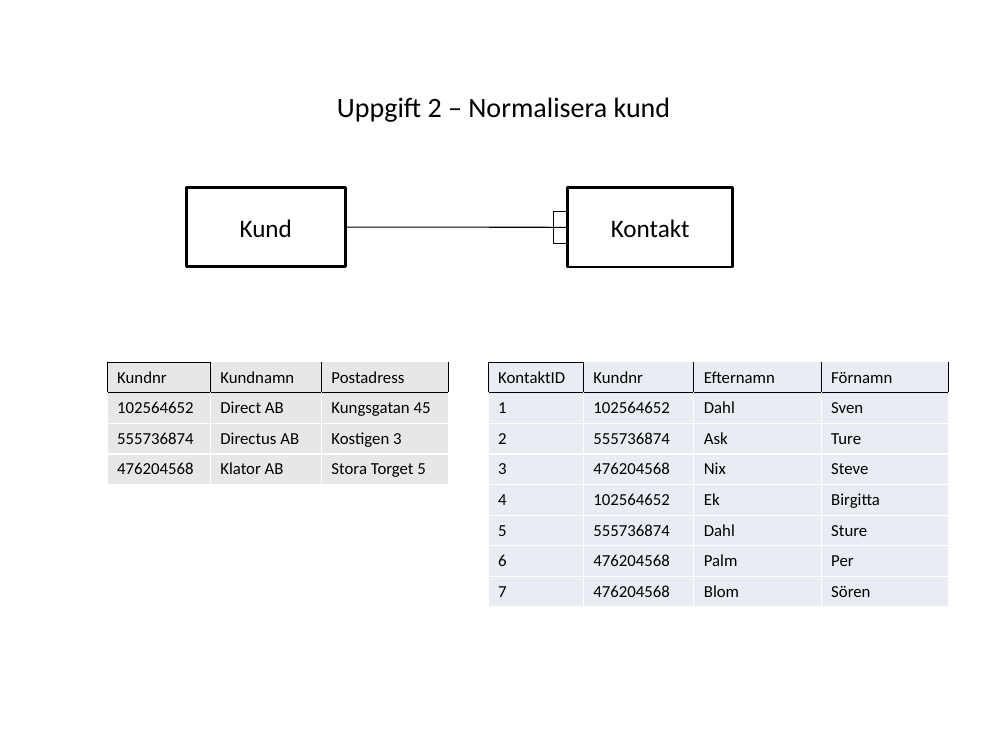
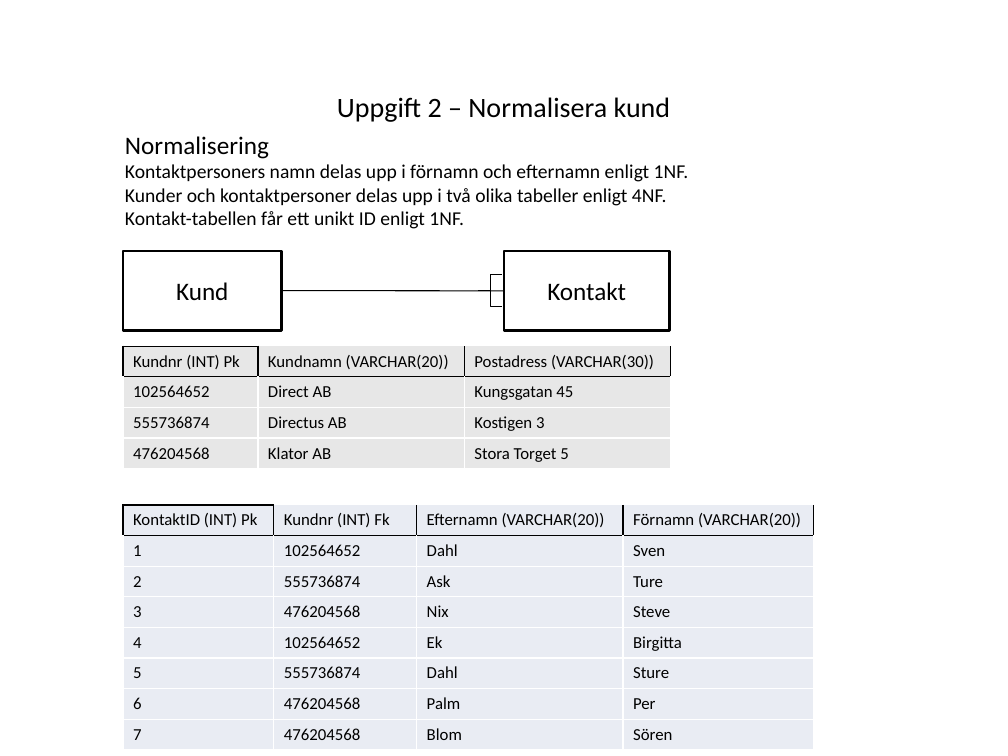
Before and after one commit to fg222cj/Databasteknik, a slide deck: slide 1 of Uppgift 2 – Normalisera kund.pptx. Drawn at 1008x756 pixels with LibreOffice and Linux fonts; fonts in the diff are those of the drawing. Boxes give left, top, right and bottom in pixels: in the first picture for what was removed or moved away, otherwise in the second. Text is boxed around its words. In the diff, an @@ line names an element or a change of style, - is before the commit and + after.

```diff
--- a/Uppgift 2 – Normalisera kund.pptx
+++ b/Uppgift 2 – Normalisera kund.pptx
@@ text added at box(125, 136, 689, 229), 14 pt, text #000000 @@
+Normalisering
+Kontaktpersoners namn delas upp i förnamn och efternamn enligt 1NF.
+Kunder och kontaktpersoner delas upp i två olika tabeller enligt 4NF.
+Kontakt-tabellen får ett unikt ID enligt 1NF.
@@ 2 rectangles, 2 elbow lines, 1 line: place and size @@
-2 rectangles, 2 elbow lines, 1 line at box(186, 187, 733, 267)
+2 rectangles, 2 elbow lines, 1 line at box(123, 251, 669, 331)
@@ table at box(123, 347, 671, 468) @@
-row 1: Kundnr | Kundnamn | Postadress
+row 1: Kundnr (INT) Pk | Kundnamn (VARCHAR(20)) | Postadress (VARCHAR(30))
@@ table: place and size @@
-table at box(107, 362, 448, 483)
+table at box(123, 347, 671, 468)
@@ table at box(123, 505, 814, 747) @@
-row 1: KontaktID | Kundnr | Efternamn | Förnamn
+row 1: KontaktID (INT) Pk | Kundnr (INT) Fk | Efternamn (VARCHAR(20)) | Förnamn (VARCHAR(20))
@@ table: place and size @@
-table at box(488, 362, 948, 604)
+table at box(123, 505, 814, 747)
```
Also in this commit, not shown: 9 other files.
